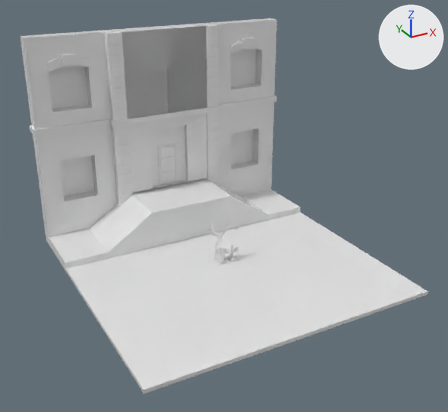
An edit to the FBX model Assets/ressources/3dassets.fbx, drawn before and after from the same camera.
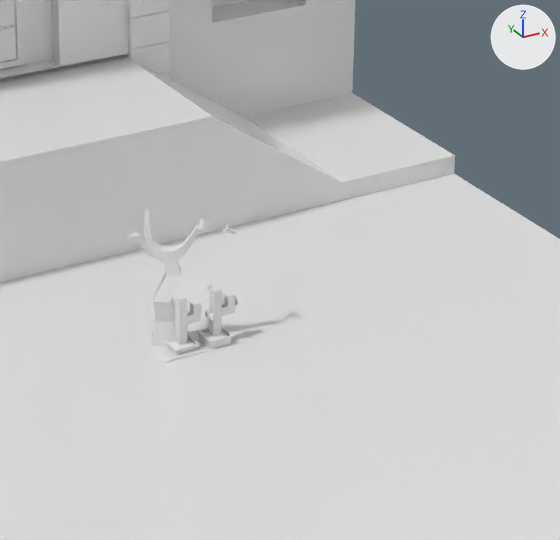
Old and new are each drawn whole from a 50 mm lens placed at (-7.48, -13.75, 8.72), pointed at (-0.11, -0.36, 2.02) and again close up on the part from 38% to 74% of the width and 40% to 77% of the height. The lights are fixed; the arrows at upper right show +X, +Y and +Z. Where no turn or scale is listed for an object, it has been applied to the vertices. Vertices at the same position are counted once.

The first close-up shows 'Cactus', 'Cactus.Flower', 'Scene', 'deadTree'.
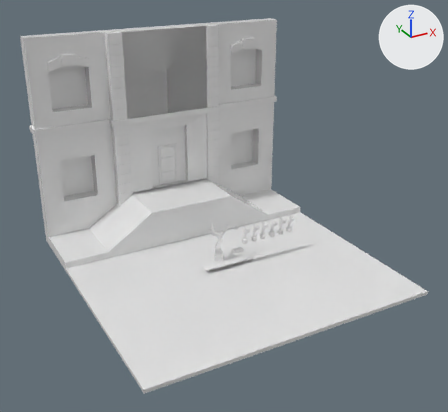
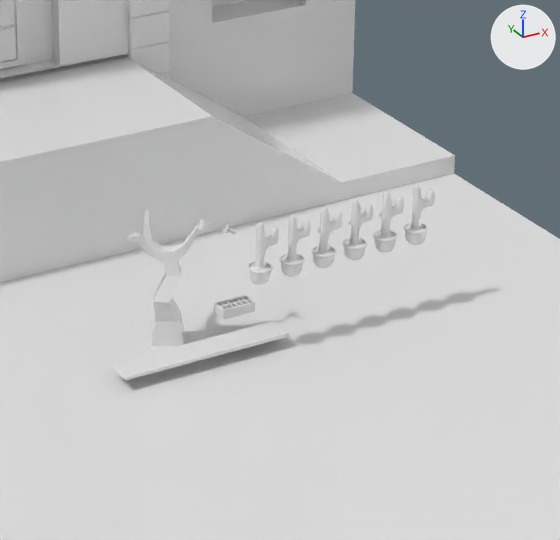
Where the change shows, as pixel boxes [x1, y1, x2, y2] in the close-ups (560 x 540 px):
'plank', moved (not visible before)
    after: [111, 321, 289, 380]
'Cactus.Flower', reshaped, moved (21% narrower)
    before: [197, 284, 238, 349]
    after: [279, 214, 311, 277]
'Cactus', moved
    before: [164, 294, 201, 354]
    after: [247, 222, 279, 285]
'Cactus.Flower.001', added
    after: [311, 206, 343, 268]
'Cactus.Flower.002', added
    after: [342, 199, 374, 261]
'Cactus.Flower.003', added
    after: [373, 191, 404, 253]
'Cactus.Wet', added
    after: [403, 185, 435, 245]
'Brick', moved (not visible before)
    after: [214, 295, 255, 320]
part 1 of me_cube_012, rebuilt
    before: [197, 286, 235, 349]
    after: [279, 214, 311, 277]
part 2 of me_cube_012, built on
    before: [205, 309, 217, 322]

Patch to the scene script:
```diff
--- a/Assets/ressources/3dassets.fbx.py
+++ b/Assets/ressources/3dassets.fbx.py
@@ me_cube_012 @@
 # used by ob_cactus_flower; location = (0.338, -0.033, 0.014)
-me_cube_012.from_pydata(...)  # 732 vertices, 712 faces; spans x -0.111..0.202, y -0.111..0.111, z 0.0..0.598
+me_cube_012.from_pydata(...)  # 5994 vertices, 5120 faces; spans x -0.101..0.184, y -0.101..0.101, z 0.012..0.58
+# me_cube_012 part 1: the loose piece of 56 vertices spanning x -0.111..0.167, y -0.111..0.111, z 0.0..0.571 is rebuilt with 994 vertices and now spans x -0.101..0.164, y -0.101..0.101, z 0.012..0.557
+# me_cube_012 part 2: 271 vertices removed from x -0.089..-0.002, y -0.071..0.07, z 0.299..0.387; 872 vertices added at x -0.066..0.184, y -0.058..0.051, z 0.171..0.58
 me_cube_012.materials.append(mat_flatcolor)
@@ me_cube_027 @@
+me_cube_027.from_pydata(...)  # 12004 vertices, 11131 faces; spans x -0.101..0.185, y -0.101..0.101, z 0.012..0.559
+me_cube_027.materials.append(mat_flatcolor)  # its picture is missing
@@ me_cube_028 @@
+me_cube_028.from_pydata(...)  # 12001 vertices, 11129 faces; spans x -0.101..0.186, y -0.101..0.101, z 0.012..0.559
+me_cube_028.materials.append(mat_flatcolor)  # its picture is missing
@@ me_cube_026 @@
+me_cube_026.from_pydata(...)  # 1844 vertices, 992 faces; spans x -0.101..0.184, y -0.101..0.101, z 0.012..0.559
+me_cube_026.materials.append(mat_flatcolor)  # its picture is missing
@@ me_cube_025 @@
+me_cube_025.from_pydata(...)  # 12004 vertices, 11132 faces; spans x -0.101..0.184, y -0.101..0.101, z 0.012..0.559
+me_cube_025.materials.append(mat_flatcolor)  # its picture is missing
@@ ob_cactus @@
 ob_cactus = bpy.data.objects.new('Cactus', me_cube_002)
-ob_cactus.location = (0.038, -0.004, 0.002)
+ob_cactus.location = (0.578, -0.326, 0.696)
@@ ob_brick @@
 ob_brick = bpy.data.objects.new('Brick', me_cube_004)
-ob_brick.location = (0.0, 0.0, 0.0)
+ob_brick.location = (0.547, 0.012, 0.345)
 ob_brick.rotation_euler = (1.571, 0.0, 0.0)  # degrees (90, 0, 0)
@@ ob_plank @@
 ob_plank = bpy.data.objects.new('plank', me_cube_005)
-ob_plank.location = (0.0, 0.0, 0.0)
+ob_plank.location = (0.064, -0.288, 0.219)
@@ ob_cactus_flower @@
 ob_cactus_flower = bpy.data.objects.new('Cactus.Flower', me_cube_012)
-ob_cactus_flower.location = (0.338, -0.033, 0.014)
+ob_cactus_flower.location = (0.878, -0.326, 0.696)
@@ ob_cactus_flower_002 @@
+ob_cactus_flower_002 = bpy.data.objects.new('Cactus.Flower.002', me_cube_027)
+ob_cactus_flower_002.location = (1.477, -0.326, 0.696)
@@ ob_cactus_flower_003 @@
+ob_cactus_flower_003 = bpy.data.objects.new('Cactus.Flower.003', me_cube_028)
+ob_cactus_flower_003.location = (1.776, -0.326, 0.696)
@@ ob_cactus_wet @@
+ob_cactus_wet = bpy.data.objects.new('Cactus.Wet', me_cube_026)
+ob_cactus_wet.location = (2.078, -0.326, 0.696)
@@ ob_cactus_flower_001 @@
+ob_cactus_flower_001 = bpy.data.objects.new('Cactus.Flower.001', me_cube_025)
+ob_cactus_flower_001.location = (1.178, -0.326, 0.696)
```
